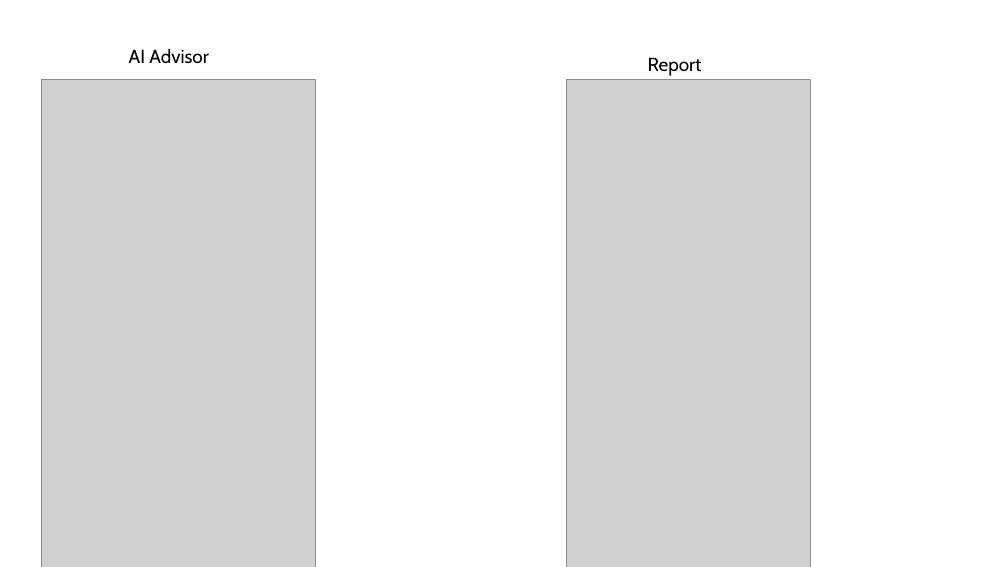
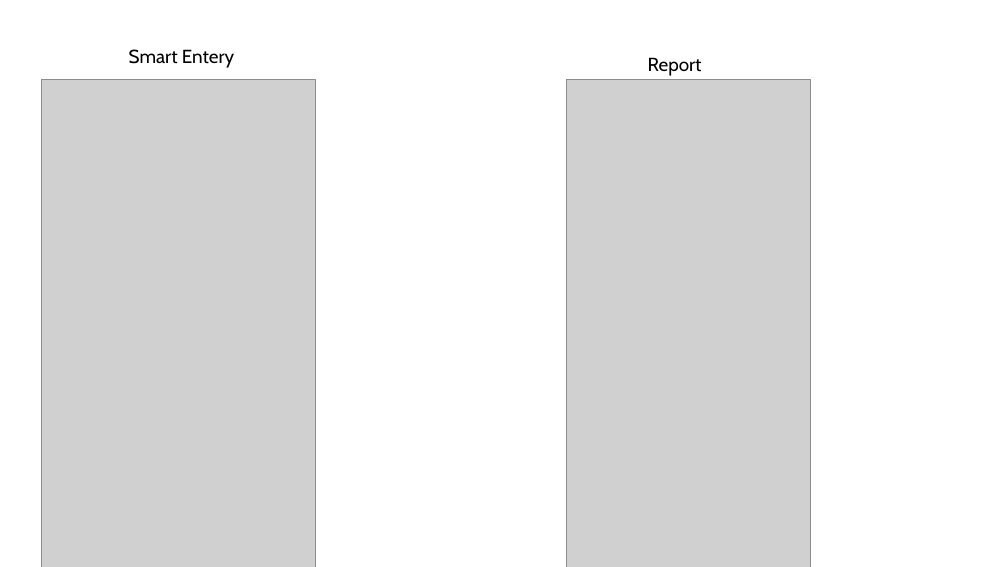
Before and after one commit to itskhalid2025/HouseHold-Budgeting, a slide deck: slide 5 of PitchDeck.pptx. Drawn at 1008x567 pixels with LibreOffice and Linux fonts; fonts in the diff are those of the drawing; grey boxes stand for pictures. Boxes give left, top, right and bottom in pixels: in the first picture for what was removed or moved away, otherwise in the second. Text is boxed around its words. In the diff, an @@ line names an element or a change of style, - is before the commit and + after.

```diff
--- a/PitchDeck.pptx
+++ b/PitchDeck.pptx
@@ text at [129,49,234,68]: text changed @@
-AI Advisor
+Smart Entery
```
Also in this commit, not shown: 1 other slide changed, 9 other files.
